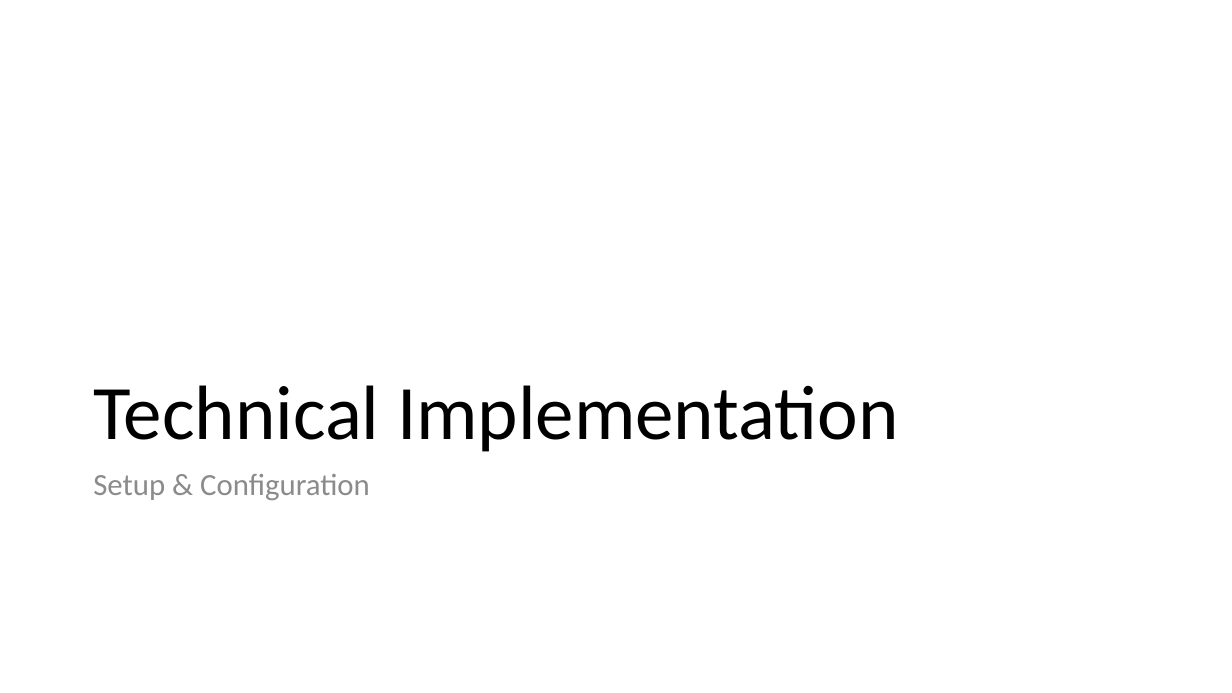
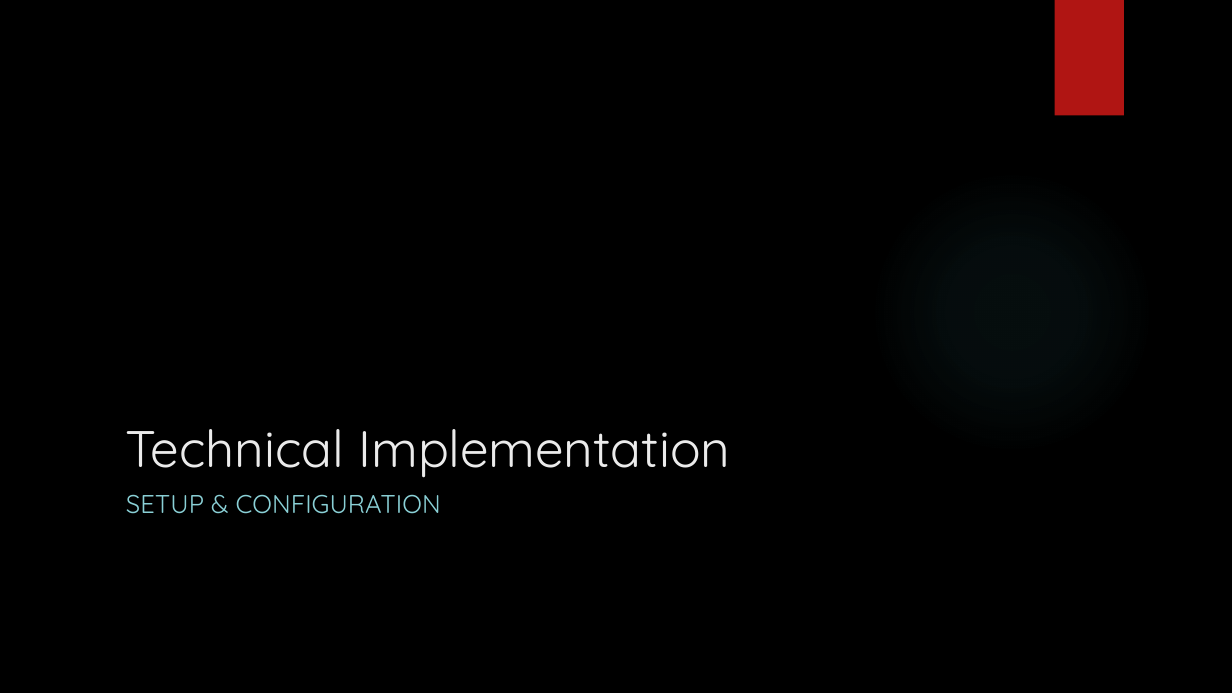
Before and after one commit to buildmotion/custom-angular-modules, a slide deck: slide 26 of presentation/custom-angular-modules.pptx (slide 18 before the commit). Drawn at 1232x693 pixels with LibreOffice and Linux fonts; fonts in the diff are those of the drawing; background and template pictures are left out. Boxes give left, top, right and bottom in pixels: in the first picture for what was removed or moved away, otherwise in the second. Text is boxed around its words. In the diff, an @@ line names an element or a change of style, - is before the commit and + after.

```diff
--- a/presentation/custom-angular-modules.pptx
+++ b/presentation/custom-angular-modules.pptx
@@ background #FFFFFF to picture (left out) @@
@@ rectangle added at (1055, 0, 1124, 116), fill #B01513 @@
@@ ellipse added at (870, 169, 1154, 454), fill gradient #50B9C1 @@
@@ title "Technical Implementation": place and size @@
-title "Technical Implementation" at (93, 385, 899, 452)
+title "Technical Implementation" at (126, 429, 730, 478)
@@ title "Technical Implementation" at (126, 429, 730, 478): size 60 to 40 pt, font Calibri to Quicksand, text colour #000000 to #EBEBEB; line spacing 0.9 to 1 @@
@@ text at (126, 494, 441, 514): text changed; size 24 to 20 pt; font Calibri to Quicksand; text colour #8C8C8C to #8AD0D6 @@
-Setup & Configuration
+SETUP & CONFIGURATION
```
Also in this commit, not shown: 50 other slides changed, 8 slides added.
